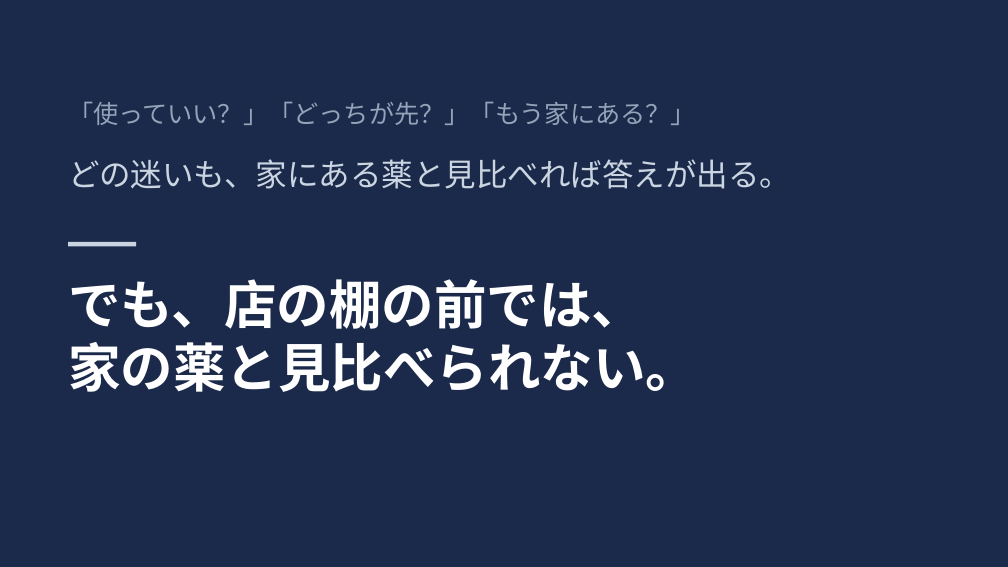
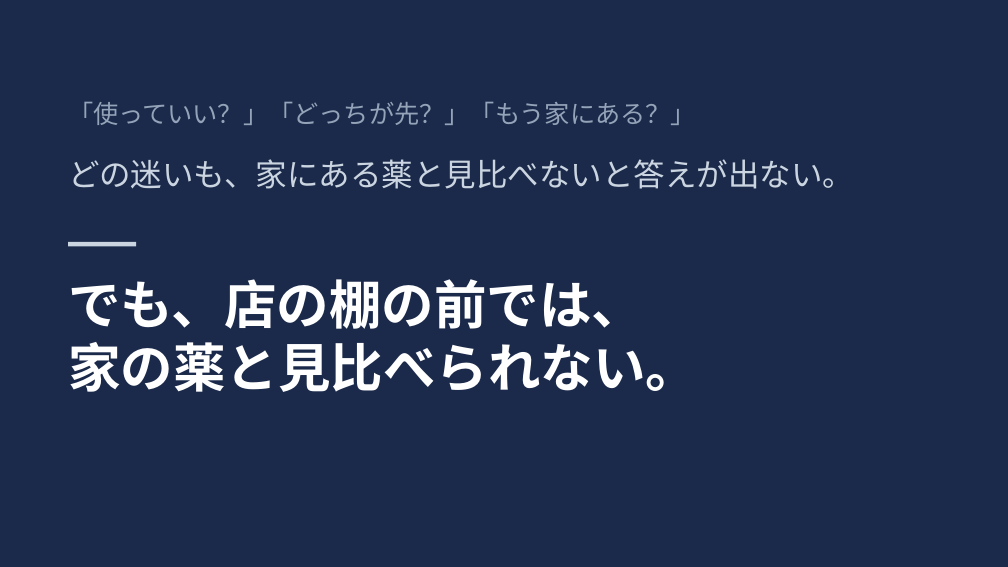
Before and after one commit to John-Frusciante/overlai, a slide deck: slide 4 of docs/ピッチ/Overlai_本選ピッチ.pptx. Drawn at 1008x567 pixels with LibreOffice and Linux fonts; fonts in the diff are those of the drawing. Boxes give left, top, right and bottom in pixels: in the first picture for what was removed or moved away, otherwise in the second. Text is boxed around its words. In the diff, an @@ line names an element or a change of style, - is before the commit and + after.

```diff
--- a/docs/ピッチ/Overlai_本選ピッチ.pptx
+++ b/docs/ピッチ/Overlai_本選ピッチ.pptx
@@ text at (68, 159, 854, 189): text changed @@
-どの迷いも、家にある薬と見比べれば答えが出る。
+どの迷いも、家にある薬と見比べないと答えが出ない。
```
Also in this commit, not shown: 6 other slides changed, 8 other files.
